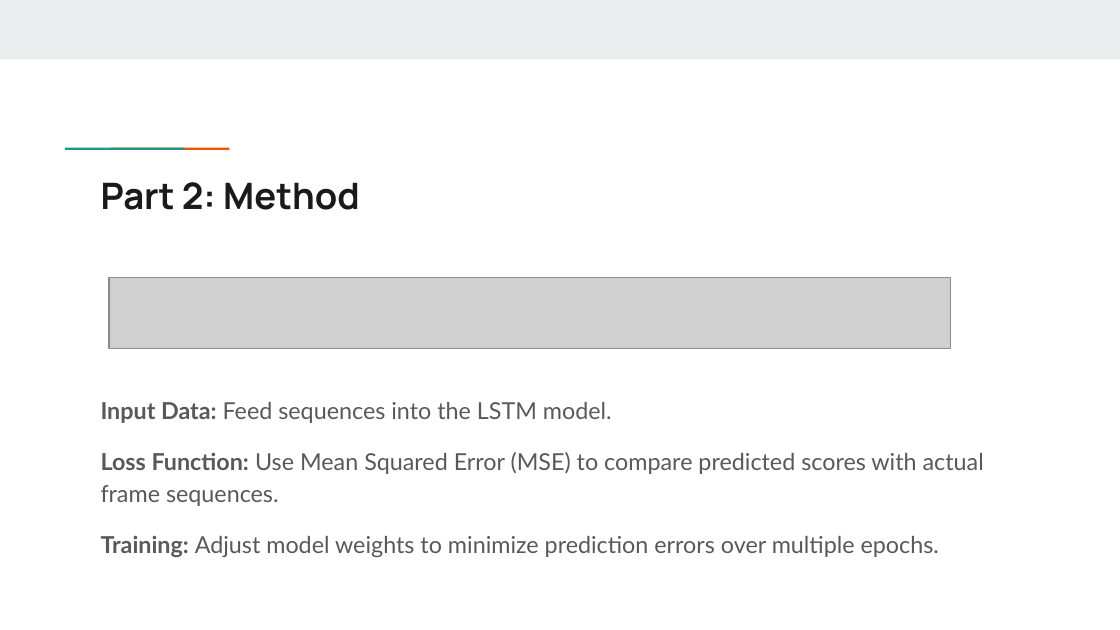
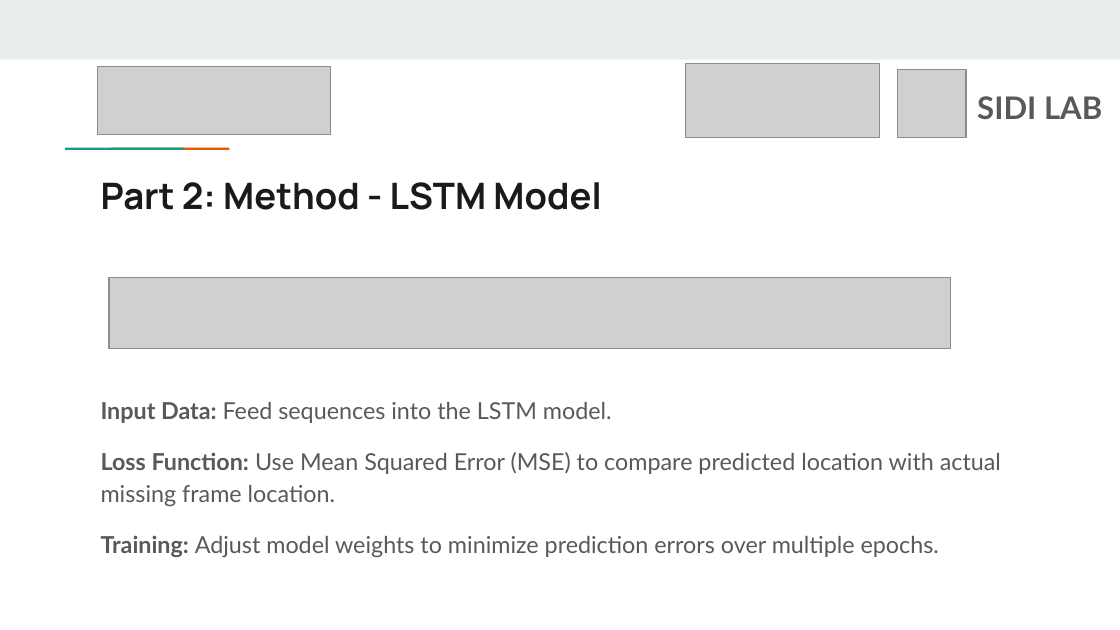
Before and after one commit to YuewanSun/Hackathon_IDETC2024, a slide deck: slide 11 of Hackathon_NIST.pptx (slide 10 before the commit). Drawn at 1120x630 pixels with LibreOffice and Linux fonts; fonts in the diff are those of the drawing; grey boxes stand for pictures. Boxes give left, top, right and bottom in pixels: in the first picture for what was removed or moved away, otherwise in the second. Text is boxed around its words. In the diff, an @@ line names an element or a change of style, - is before the commit and + after.

```diff
--- a/Hackathon_NIST.pptx
+++ b/Hackathon_NIST.pptx
@@ picture added at <box>97,67,330,136</box> @@
@@ picture added at <box>685,64,879,138</box> @@
@@ picture added at <box>898,69,967,138</box> @@
@@ text added at <box>977,96,1102,119</box>, 20 pt, text #595959, bold @@
+SIDI LAB
@@ title at <box>101,182,601,210</box>: text changed @@
-Part 2: Method
+Part 2: Method - LSTM Model
@@ text at <box>101,452,1001,507</box>: text changed @@
-Loss Function: Use Mean Squared Error (MSE) to compare predicted scores with actual frame sequences.
+Loss Function: Use Mean Squared Error (MSE) to compare predicted location with actual missing frame location.
```
Also in this commit, not shown: 11 other slides changed, 2 slides added, 1 slide removed.
